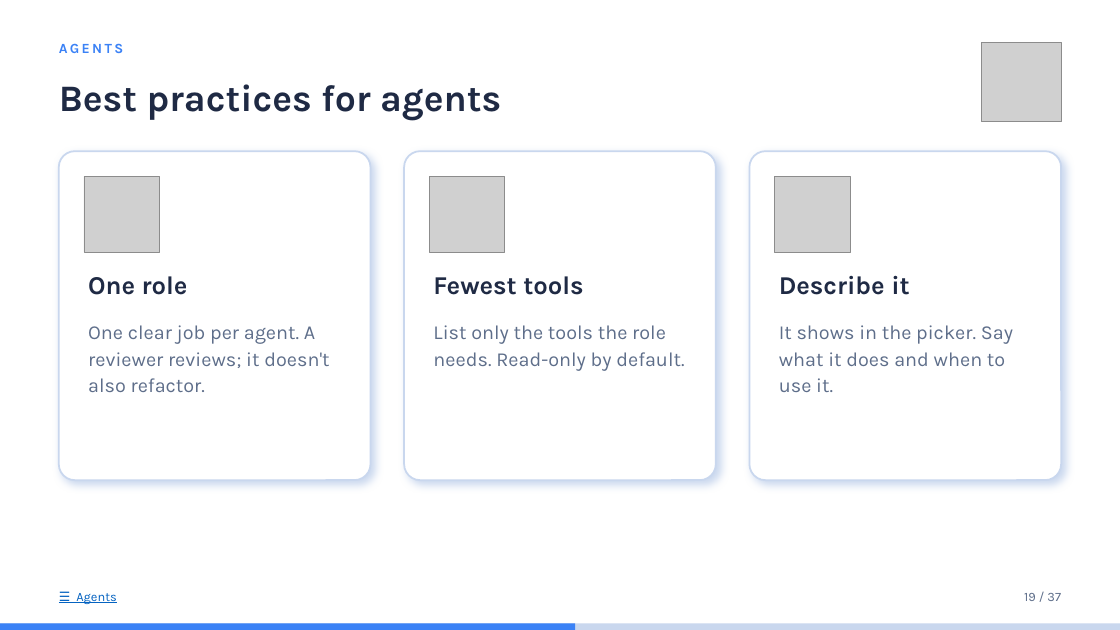
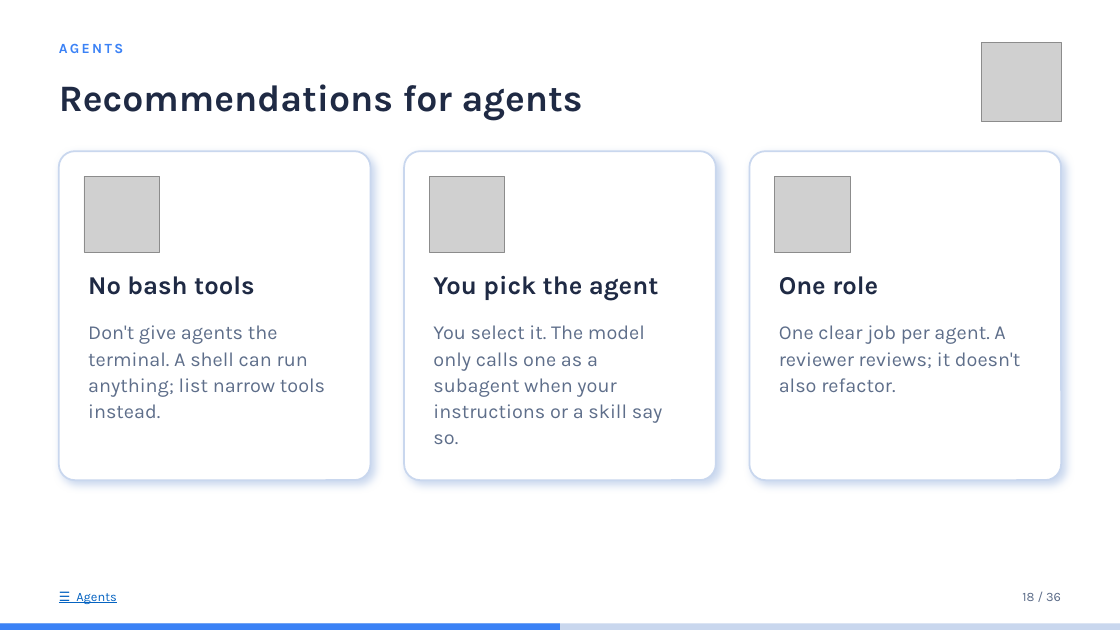
Before and after one commit to idoudist/ai-toolbox-presentation, a slide deck: slide 17 of hello-skills.pptx (slide 18 before the commit). Drawn at 1120x630 pixels with LibreOffice and Linux fonts; fonts in the diff are those of the drawing; grey boxes stand for pictures. Boxes give left, top, right and bottom in pixels: in the first picture for what was removed or moved away, otherwise in the second. Text is boxed around its words. In the diff, an @@ line names an element or a change of style, - is before the commit and + after.

Commit message:
update presentation

```diff
--- a/hello-skills.pptx
+++ b/hello-skills.pptx
@@ text at bbox=[59, 84, 583, 121]: text changed @@
-Best practices for agents
+Recommendations for agents
@@ text at bbox=[88, 276, 254, 295]: text changed @@
-One role
+No bash tools
@@ text at bbox=[433, 276, 659, 300]: text changed @@
-Fewest tools
+You pick the agent
@@ text at bbox=[779, 276, 878, 295]: text changed @@
-Describe it
+One role
@@ text at bbox=[88, 325, 325, 418]: text changed @@
-One clear job per agent. A reviewer reviews; it doesn't also refactor.
+Don't give agents the terminal. A shell can run anything; list narrow tools instead.
@@ text at bbox=[433, 325, 663, 444]: text changed @@
-List only the tools the role needs. Read-only by default.
+You select it. The model only calls one as a subagent when your instructions or a skill say so.
@@ text at bbox=[779, 325, 1020, 392]: text changed @@
-It shows in the picker. Say what it does and when to use it.
+One clear job per agent. A reviewer reviews; it doesn't also refactor.
@@ text at bbox=[1022, 593, 1061, 601]: text changed @@
-19 / 37
+18 / 36
@@ rectangle: place and size @@
-rectangle at bbox=[0, 623, 576, 630]
+rectangle at bbox=[0, 623, 560, 630]
```
Also in this commit, not shown: 28 other slides changed, 3 slides removed.
